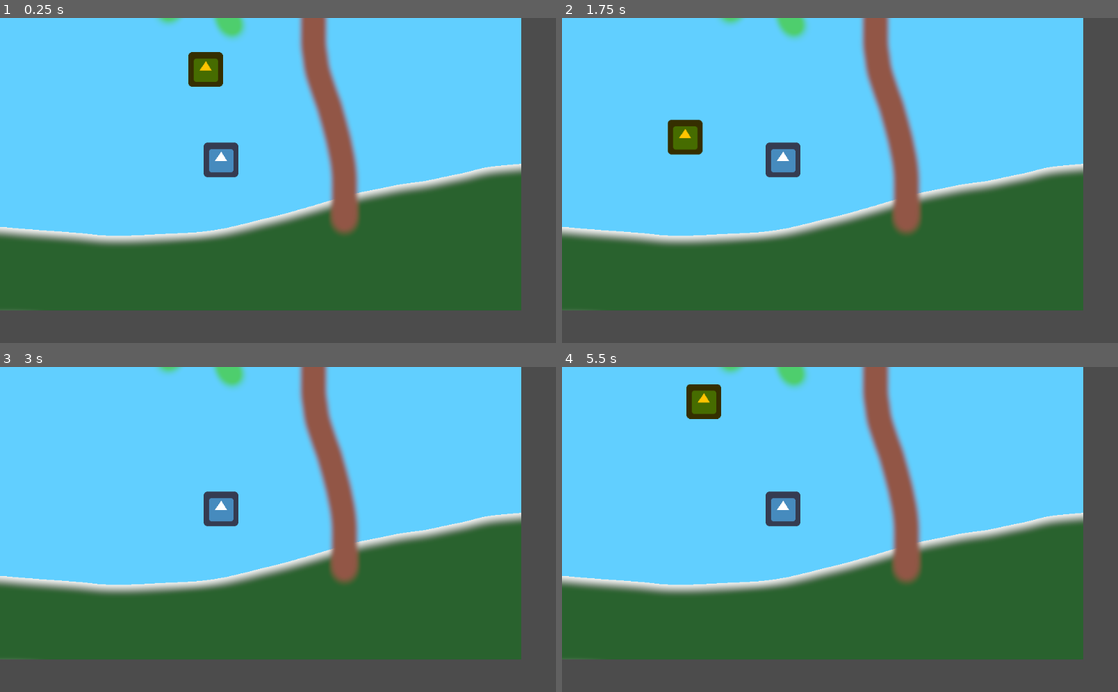
Above: before the commit, frames 1-4 (two rows, left to right).
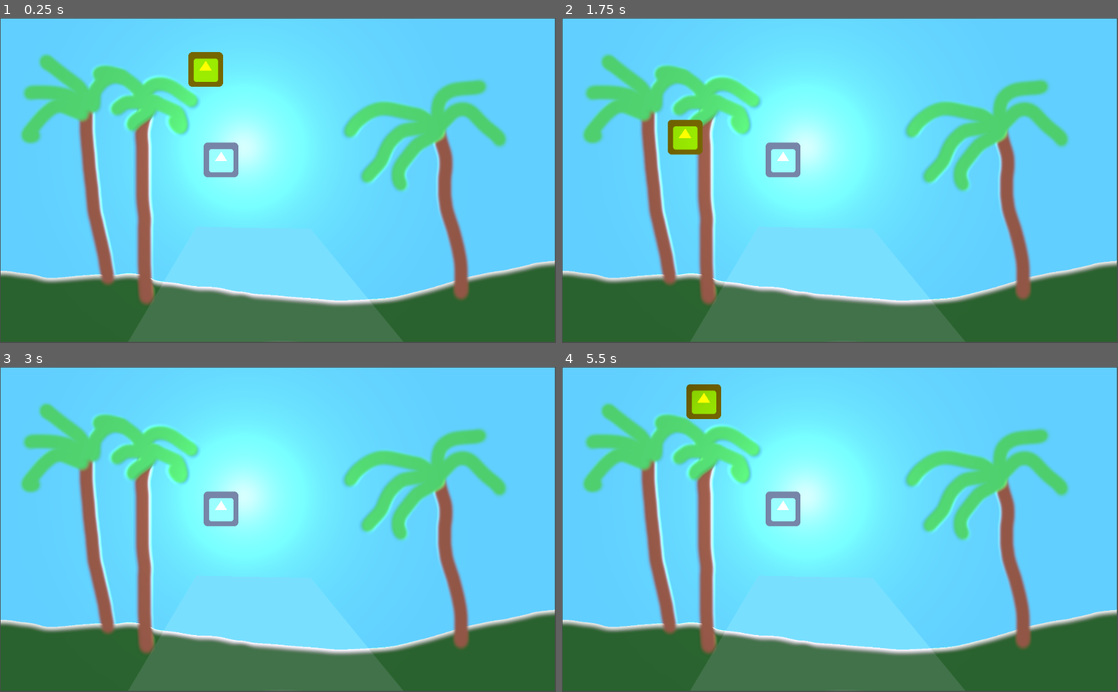
Above: after the commit, the same moments.

Repository: jasonmccollum/godot_github_test
Game: Godot game, scene res://root_scene.tscn
Same seed, same stepped clock (60 frames per second), same inputs: the game is played once before the commit and once after it. The engine's default icon, where the game draws it, is replaced by a stand-in: a white triangle on a blue panel in a dark square.
Inputs:
- Up to frame 1 (0.25 s): no input
- Up to frame 2 (1.75 s): no input
- Up to frame 3 (3 s): no input
- Up to frame 4 (5.5 s): no input

The runs differ from the first frame. In frame 1, 67% of the frame differs, in the area x 0-100%, y 0-100%; in frame 2, 67%; in frame 3, 66%; in frame 4, 67%.

Commit message:
lighting test
added 2d light and occluder

Diff:
--- a/root_scene.tscn
+++ b/root_scene.tscn
@@ -1,13 +1,19 @@
-[gd_scene load_steps=5 format=2]
+[gd_scene load_steps=7 format=2]
 
 [ext_resource path="res://icon.png" type="Texture" id=1]
 [ext_resource path="res://jason_test.tscn" type="PackedScene" id=2]
 [ext_resource path="res://RyanChange.gd" type="Script" id=3]
 [ext_resource path="res://ThomasAssets/Environment_art.tscn" type="PackedScene" id=4]
+[ext_resource path="res://ThomasAssets/arealightmap.png" type="Texture" id=5]
+
+[sub_resource type="OccluderPolygon2D" id=1]
+polygon = PoolVector2Array( -142.516, 100.993, -97.2831, -61.844, 113.371, -57.967, 119.833, 117.793 )
 
 [node name="root_scene" type="Node2D"]
 
 [node name="Environment art" parent="." instance=ExtResource( 4 )]
+position = Vector2( 511.734, 299.65 )
+scale = Vector2( 0.531922, 0.55231 )
 
 [node name="icon" type="Sprite" parent="."]
 position = Vector2( 407, 262 )
@@ -18,3 +24,22 @@
 
 [node name="RyanChange" type="Node2D" parent="."]
 script = ExtResource( 3 )
+
+[node name="Light2D" type="Light2D" parent="."]
+modulate = Color( 0.172549, 0.0980392, 0.0980392, 1 )
+self_modulate = Color( 0.235294, 0.0901961, 0.0901961, 1 )
+position = Vector2( 448.413, 238.425 )
+scale = Vector2( 27.1305, 27.1305 )
+texture = ExtResource( 5 )
+color = Color( 1, 1, 0.886275, 1 )
+energy = 1.09
+range_height = 2.0
+shadow_enabled = true
+shadow_color = Color( 0.0941176, 0.0627451, 0.105882, 1 )
+shadow_filter = 1
+
+[node name="LightOccluder2D" type="LightOccluder2D" parent="."]
+modulate = Color( 0.101961, 0.0705882, 0.12549, 1 )
+self_modulate = Color( 0.101961, 0.0823529, 0.133333, 1 )
+position = Vector2( 458.786, 447.155 )
+occluder = SubResource( 1 )
Binary file added: ThomasAssets/arealightmap.png
Not shown, added: ThomasAssets/arealightmap.png.import
